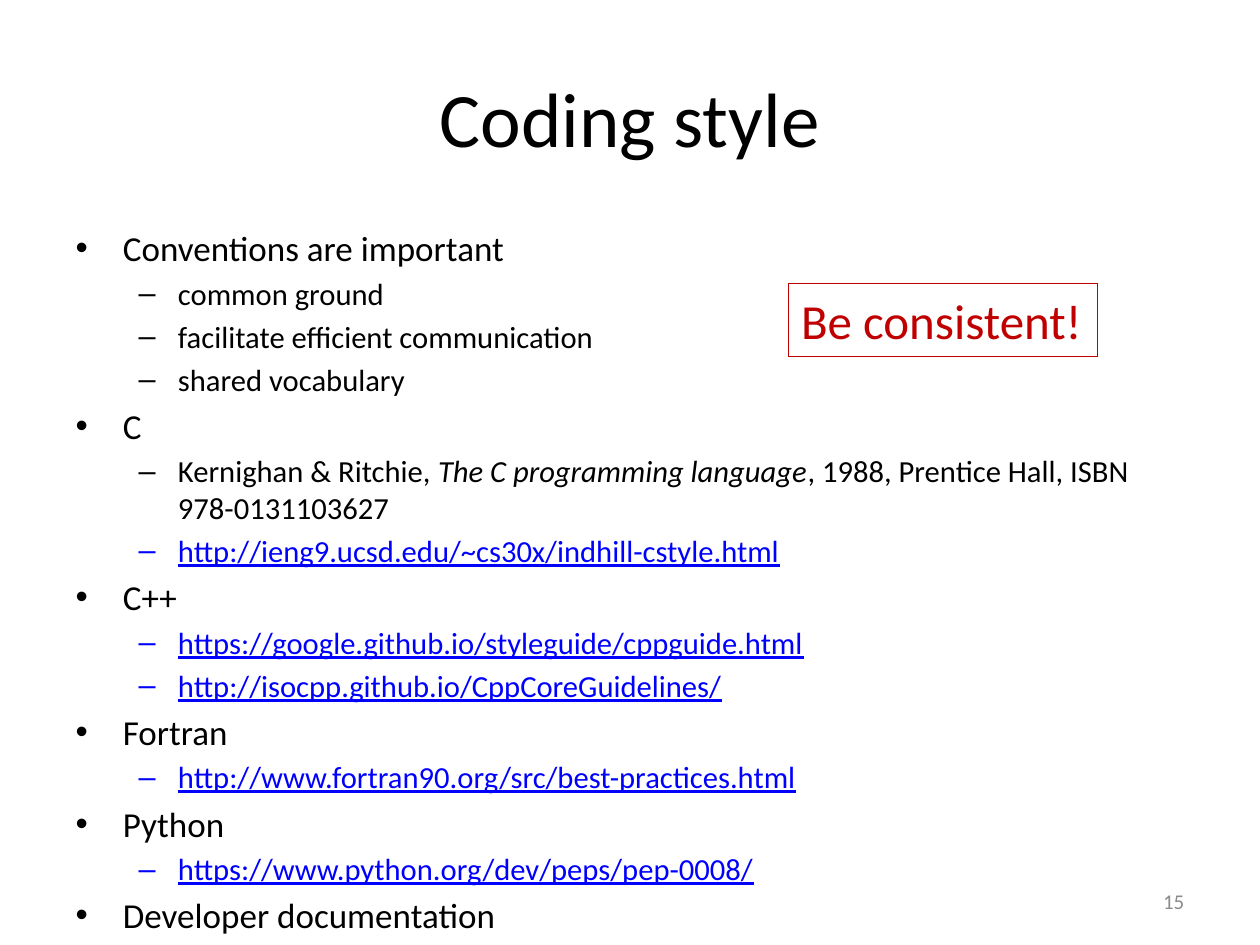
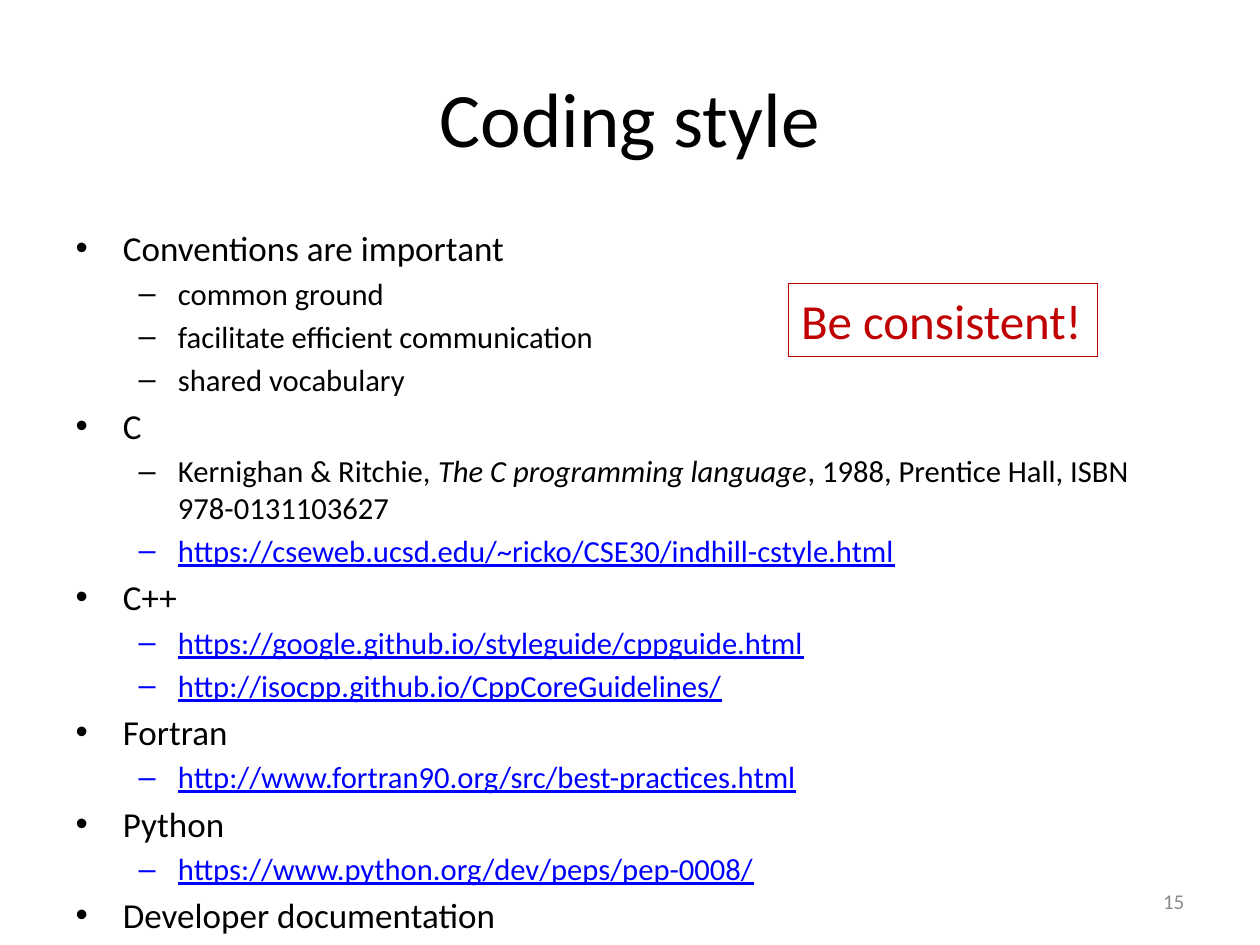
Before and after one commit to gjbex/training-material, a slide deck: slide 15 of Debugging/debugging.pptx. Drawn at 1260x945 pixels with LibreOffice and Linux fonts; fonts in the diff are those of the drawing. Boxes give left, top, right and bottom in pixels: in the first picture for what was removed or moved away, otherwise in the second. Text is boxed around its words. In the diff, an @@ line names an element or a change of style, - is before the commit and + after.

Commit message:
Update URL to C style guide

```diff
--- a/Debugging/debugging.pptx
+++ b/Debugging/debugging.pptx
@@ text at bbox=[178, 540, 893, 567]: text changed @@
-  – http://ieng9.ucsd.edu/~cs30x/indhill-cstyle.html
+  – https://cseweb.ucsd.edu/~ricko/CSE30/indhill-cstyle.html
```
